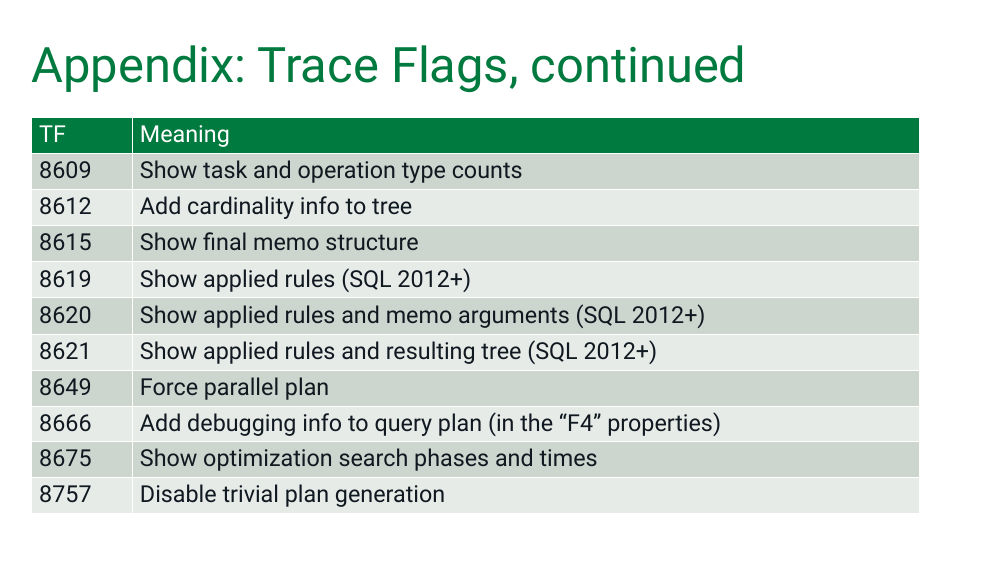
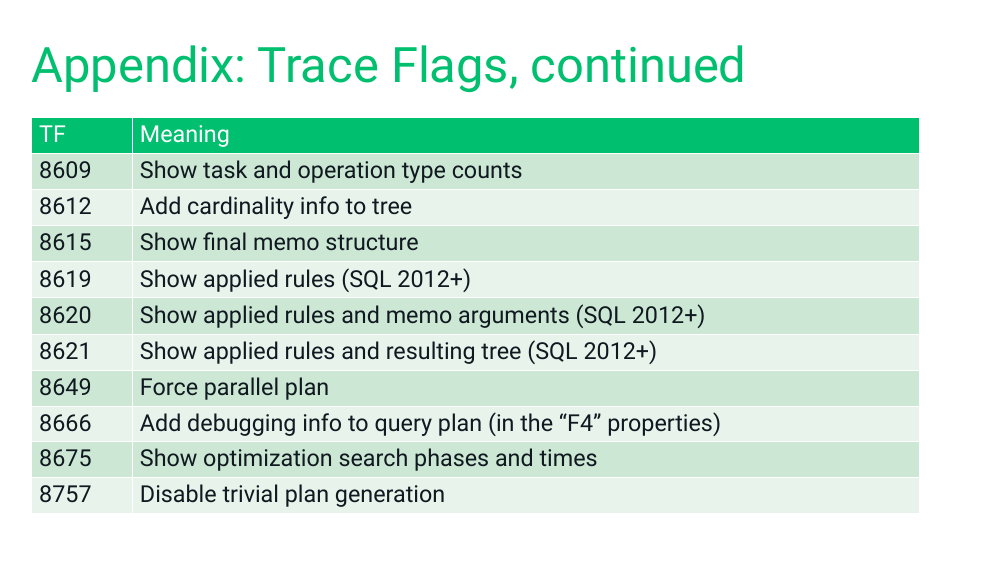
Before and after one commit to tf3604/OptimizerPresentation, a slide deck: slide 58 of Optimizer.pptx (slide 59 before the commit). Drawn at 1008x567 pixels with LibreOffice and Linux fonts; fonts in the diff are those of the drawing; background and template pictures are left out. Boxes give left, top, right and bottom in pixels: in the first picture for what was removed or moved away, otherwise in the second. Text is boxed around its words. In the diff, an @@ line names an element or a change of style, - is before the commit and + after.

```diff
--- a/Optimizer.pptx
+++ b/Optimizer.pptx
@@ title "Appendix: Trace Flags, continued" at box(32, 45, 747, 93): text colour #007A3E to #00BF6F @@
@@ table at box(31, 117, 919, 514) @@
@@ fill #007A3E to #00BF6F in row 1 @@
@@ fill #CCD7CE to #CCE8D5 in 10 cells @@
@@ fill #E7ECE8 to #E7F4EB in 10 cells @@
```
Also in this commit, not shown: 61 other slides changed, 1 slide removed.
